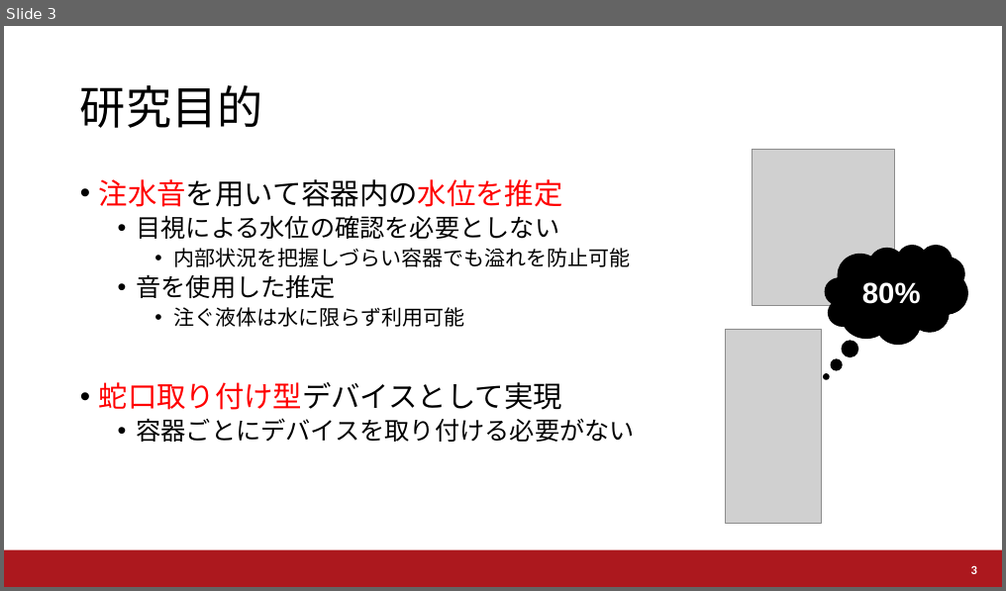
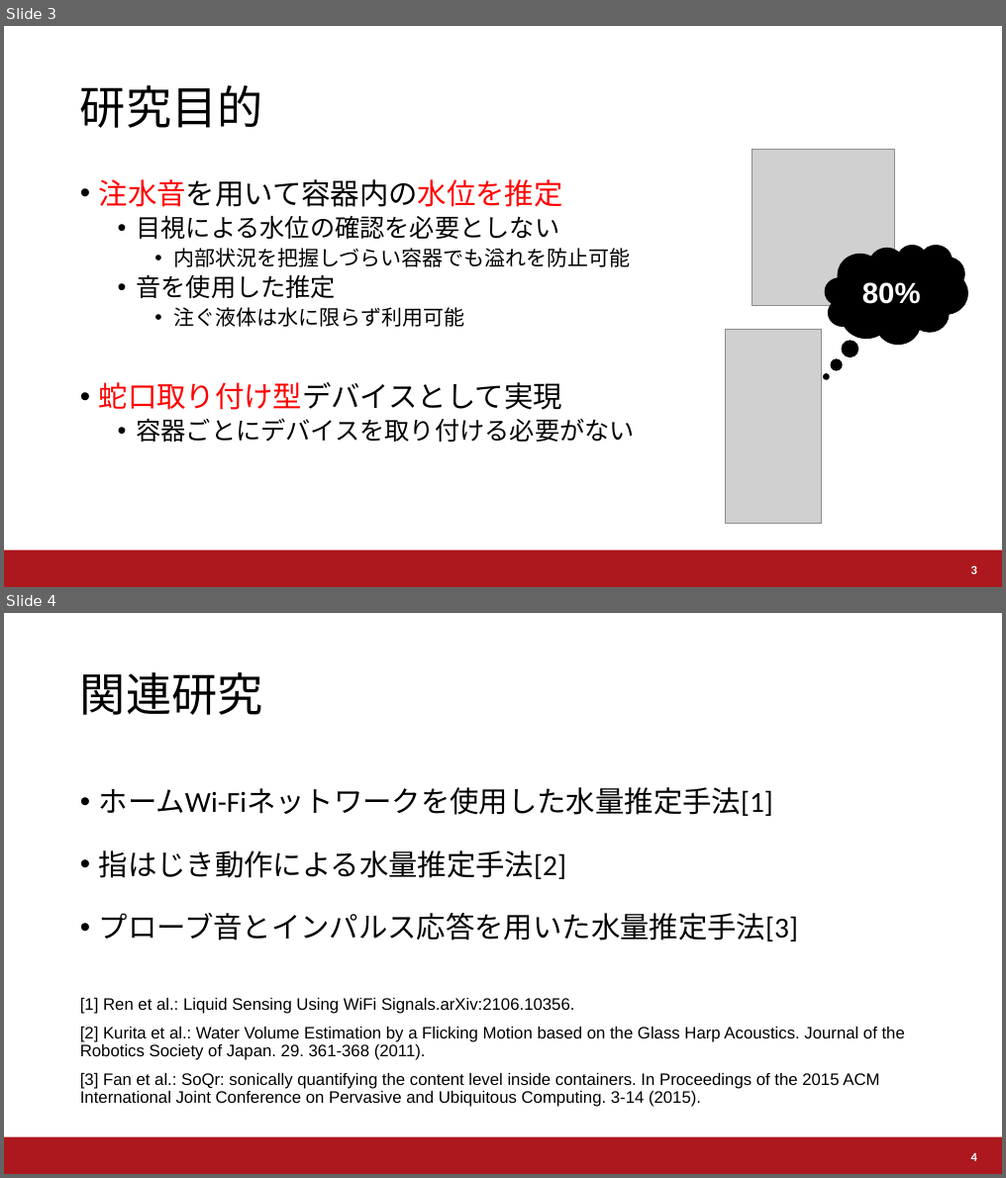
Before and after one commit to a2h1r0/lab, a slide deck: paper/water/UWW2021/UWW2021.pptx. Shown one above the other, each under a label of ours: slide 3 before the commit, slides 3 and 4 after it. The pictures are 1006x591 and 1006x1178 pixels, drawn with LibreOffice and Linux fonts; fonts in the diff are those of the drawing; grey boxes stand for pictures; background and template pictures are left out. Boxes give left, top, right and bottom in pixels: in the first picture for what was removed or moved away, otherwise in the second. Text is boxed around its words. In the diff, an @@ line names an element or a change of style, - is before the commit and + after.

```diff
--- a/paper/water/UWW2021/UWW2021.pptx
+++ b/paper/water/UWW2021/UWW2021.pptx
@@ slide 4 added at (4,613,1002,1174), background #FFFFFF; not listed: 1 template element that a slide beside it also shows @@
@@ title added at (80,672,263,715), 44 pt, text #000000 @@
+関連研究
@@ text added at (80,787,905,1107), 16 pt, text #000000 @@
+• ホームWi-Fiネットワークを使用した水量推定手法[1]
+• 指はじき動作による水量推定手法[2]
+• プローブ音とインパルス応答を用いた水量推定手法[3]
+[1] Ren et al.: Liquid Sensing Using WiFi Signals.arXiv:2106.10356.
+[2] Kurita et al.: Water Volume Estimation by a Flicking Motion based on the Glass Harp Acoustics. Journal of the Robotics Society of Japan. 29. 361-368 (2011).
+[3] Fan et al.: SoQr: sonically quantifying the content level inside containers. In Proceedings of the 2015 ACM International Joint Conference on Pervasive and Ubiquitous Computing. 3-14 (2015).
@@ page number added at (971,1154,977,1161), 12 pt, text #FFFFFF, bold @@
+4
```
